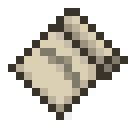
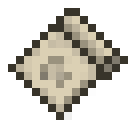
Before/after of a 128×128 layered artwork. What changed in the layer stack:
added layer "axehead" above "pickaxehead" over [24, 32, 88, 120]
hid "pickaxehead" over [24, 40, 88, 112]
